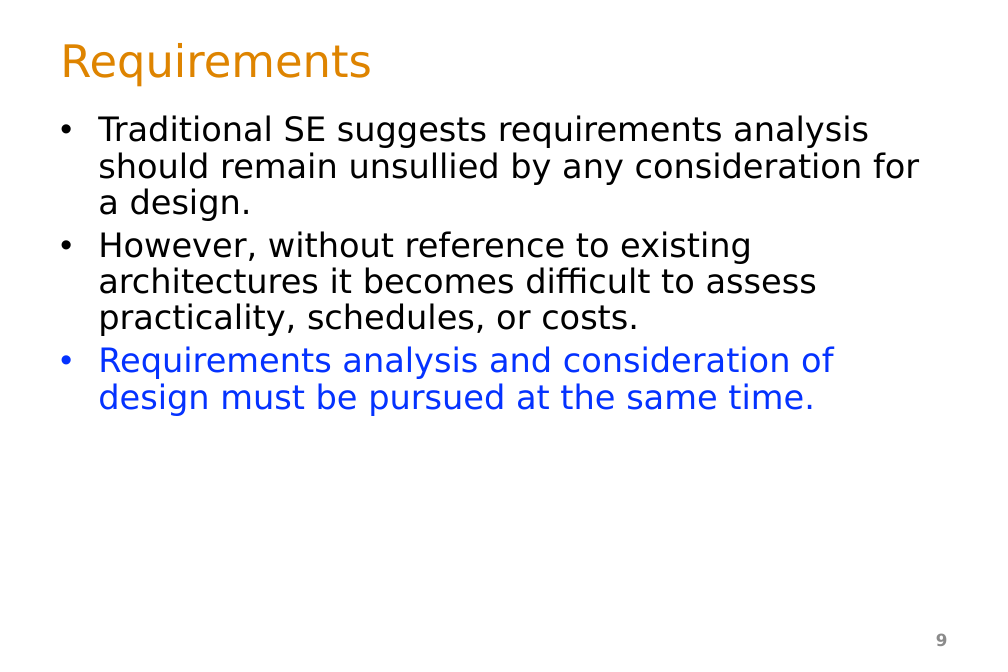
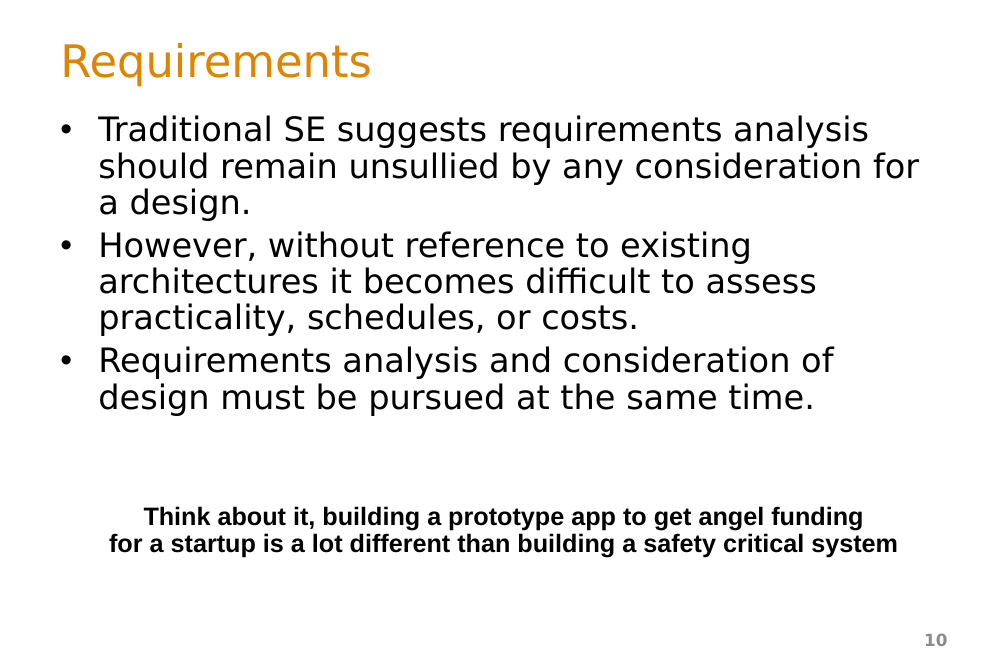
Before and after one commit to ArchitectingSoftware/SE577-SoftwareArchitecture, a slide deck: slide 10 of lectures/_L1b Basic Concepts.pptx (slide 9 before the commit). Drawn at 1008x672 pixels with LibreOffice and Linux fonts; fonts in the diff are those of the drawing. Boxes give left, top, right and bottom in pixels: in the first picture for what was removed or moved away, otherwise in the second. Text is boxed around its words. In the diff, an @@ line names an element or a change of style, - is before the commit and + after.

```diff
--- a/lectures/_L1b Basic Concepts.pptx
+++ b/lectures/_L1b Basic Concepts.pptx
@@ text at (98, 346, 833, 416): text colour #0432FF to #000000 in "Requirements analysis and consideration of design must ..." @@
@@ text added at (109, 506, 898, 558), 18 pt, text #000000, bold @@
+Think about it, building a prototype app to get angel funding
+for a startup is a lot different than building a safety critical system
@@ page number at (924, 633, 947, 646): text changed @@
-9
+10
```
Also in this commit, not shown: 10 other slides changed, 4 slides added, 14 slides removed, 7 other files.
